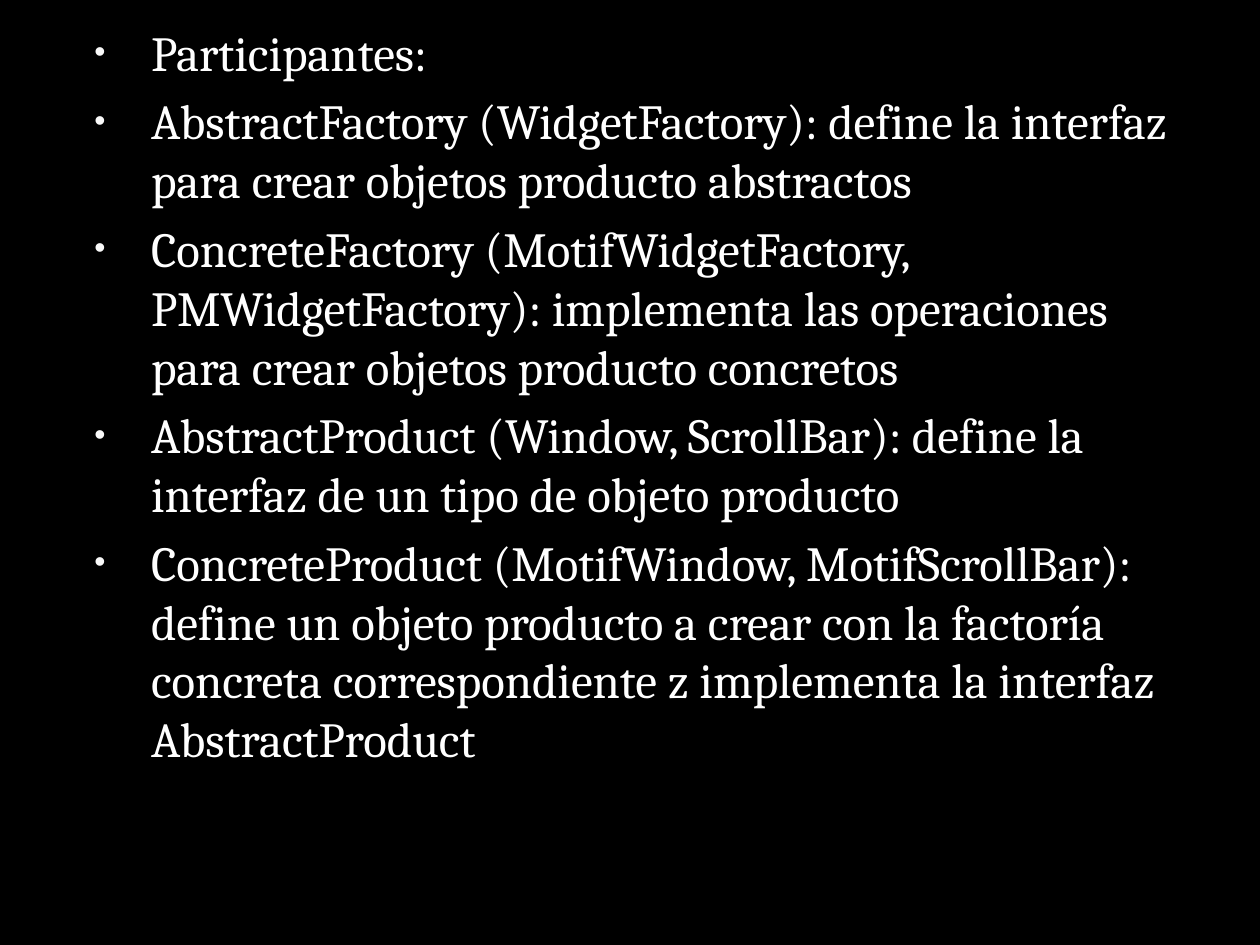
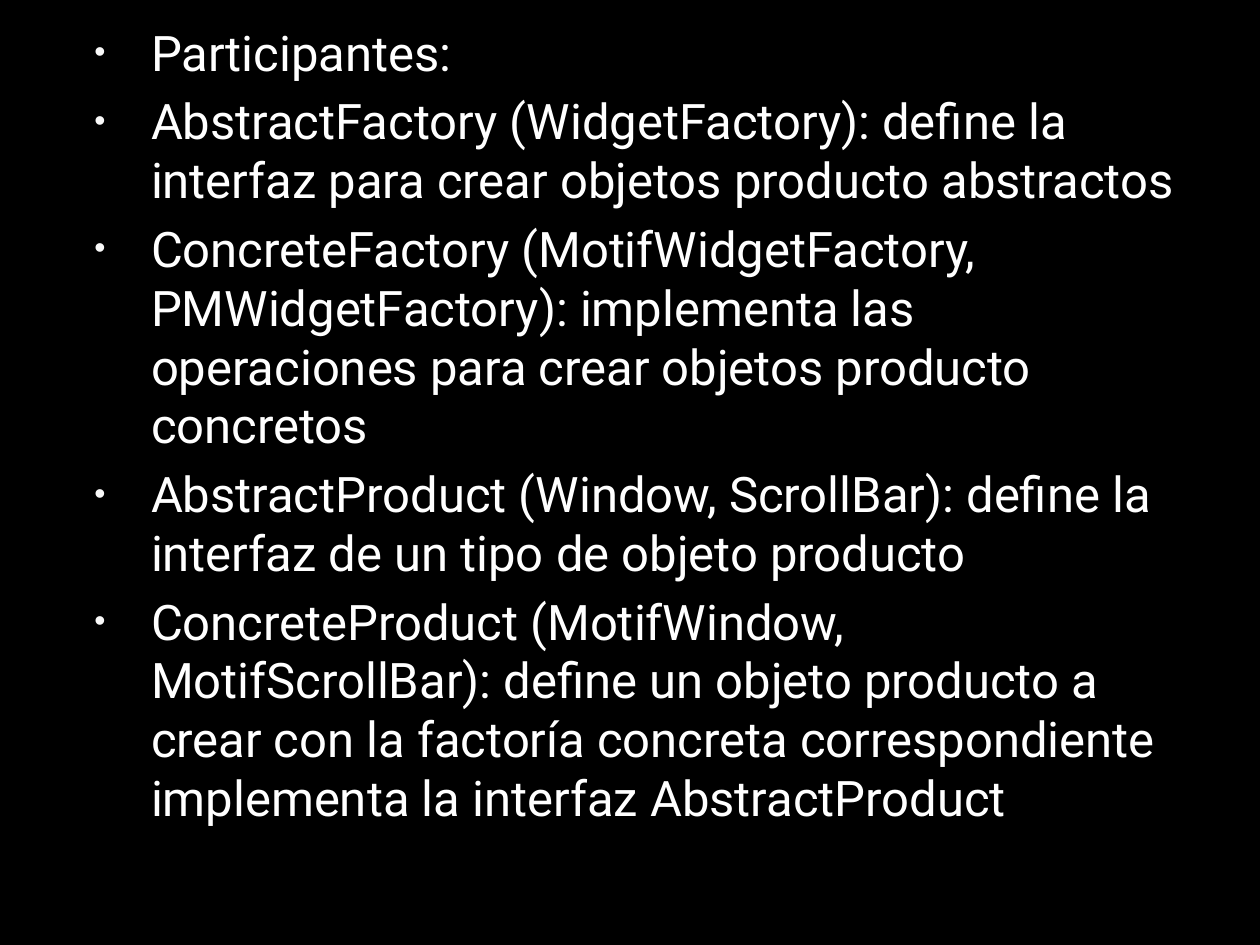
Before and after one commit to AnhellO/DAS_Sistemas, a slide deck: slide 5 of Ago-Dic-2017/Luis Estrada/Practica 2/ABSTRACT FACTORY.pptx. Drawn at 1260x945 pixels with LibreOffice and Linux fonts; fonts in the diff are those of the drawing; background and template pictures are left out. Boxes give left, top, right and bottom in pixels: in the first picture for what was removed or moved away, otherwise in the second. Text is boxed around its words. In the diff, an @@ line names an element or a change of style, - is before the commit and + after.

```diff
--- a/Ago-Dic-2017/Luis Estrada/Practica 2/ABSTRACT FACTORY.pptx
+++ b/Ago-Dic-2017/Luis Estrada/Practica 2/ABSTRACT FACTORY.pptx
@@ text at (151, 35, 1173, 582): font Cambria to Roboto in "Participantes:", "AbstractFactory (WidgetFactory): define la interfaz para cre ...", "ConcreteFactory (MotifWidgetFactory, PMWidgetFactory): imple ...", "AbstractProduct (Window, ScrollBar): define la interfaz de ..." @@
@@ text at (151, 601, 1154, 826): text changed; font Cambria to Roboto @@
-• ConcreteProduct (MotifWindow, MotifScrollBar): define un objeto producto a crear con la factoría concreta correspondiente z implementa la interfaz AbstractProduct
+• ConcreteProduct (MotifWindow, MotifScrollBar): define un objeto producto a crear con la factoría concreta correspondiente implementa la interfaz AbstractProduct
```
Also in this commit, not shown: 8 other slides changed, 1 slide added, 2 slides removed, 1 other file.
